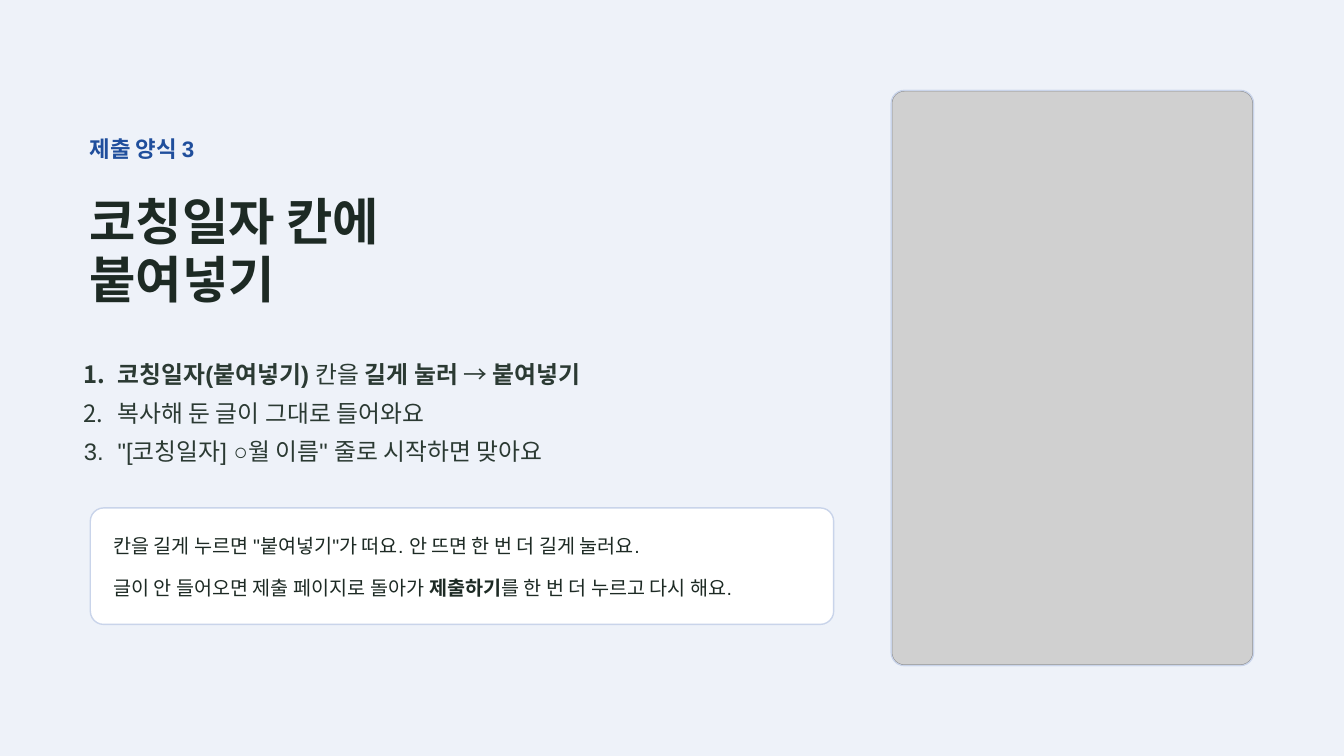
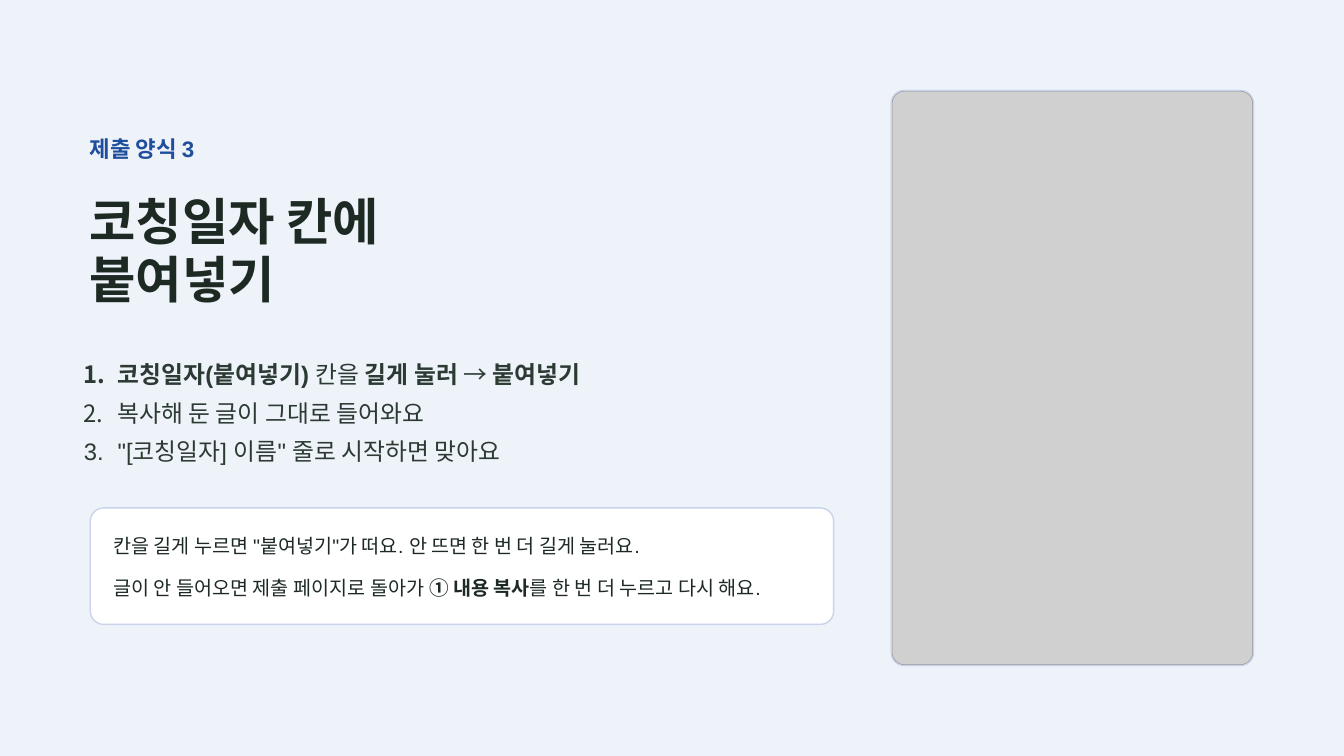
Before and after one commit to rkdhssnfl/maple-river-48, a slide deck: slide 15 of guide.pptx. Drawn at 1344x756 pixels with LibreOffice and Linux fonts; fonts in the diff are those of the drawing; grey boxes stand for pictures. Boxes give left, top, right and bottom in pixels: in the first picture for what was removed or moved away, otherwise in the second. Text is boxed around its words. In the diff, an @@ line names an element or a change of style, - is before the commit and + after.

```diff
--- a/guide.pptx
+++ b/guide.pptx
@@ text at <box>118,440,501,465</box>: text changed @@
-3. "[코칭일자] ○월 이름" 줄로 시작하면 맞아요
+3. "[코칭일자] 이름" 줄로 시작하면 맞아요
@@ text at <box>113,578,761,597</box>: text changed @@
-글이 안 들어오면 제출 페이지로 돌아가 제출하기를 한 번 더 누르고 다시 해요.
+글이 안 들어오면 제출 페이지로 돌아가 ① 내용 복사를 한 번 더 누르고 다시 해요.
```
Also in this commit, not shown: 8 other slides changed, 27 other files.
